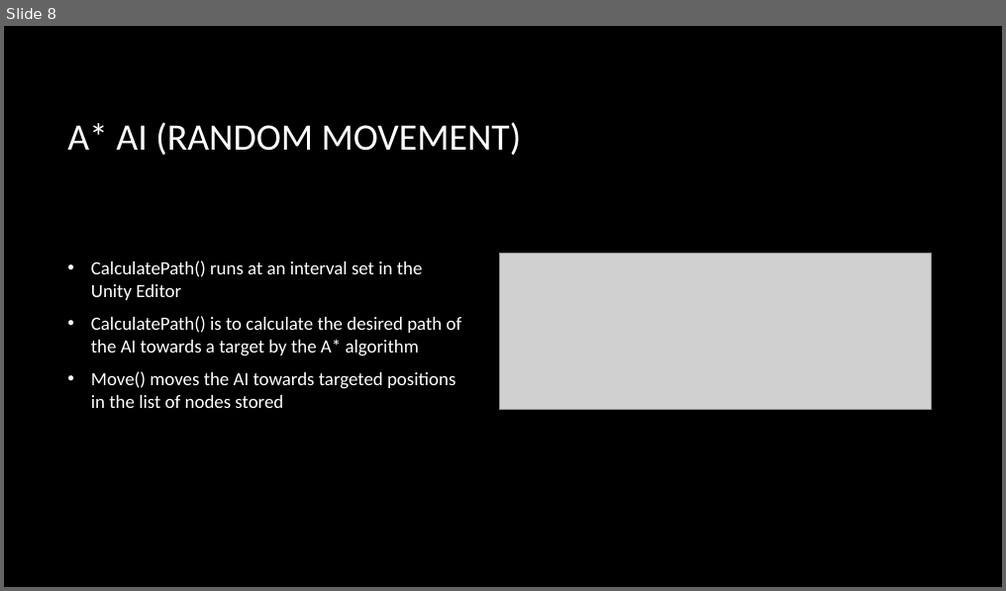
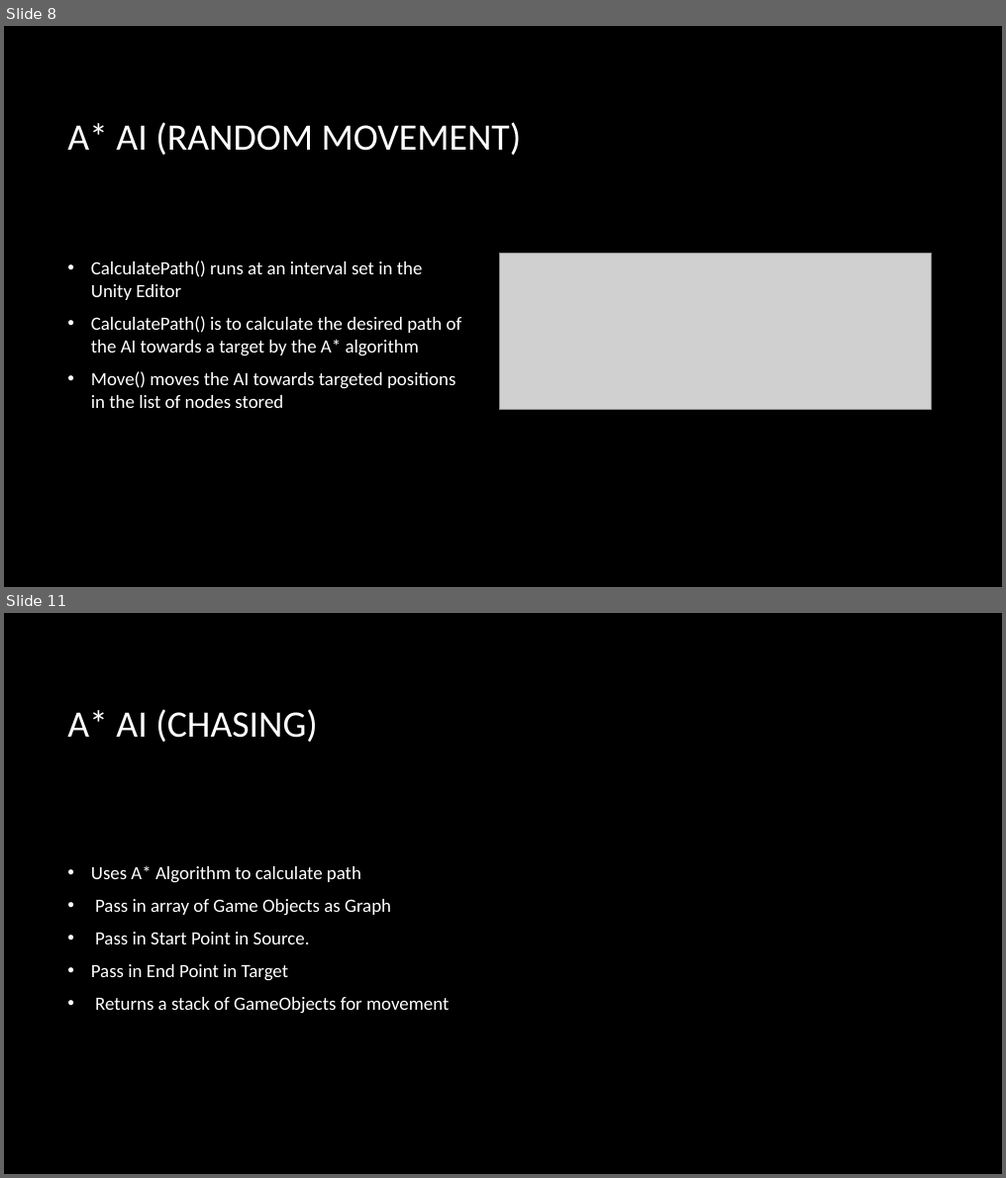
Before and after one commit to Lexzt/finlandai, a slide deck: Documentations/Pacman Revised.pptx. Shown one above the other, each under a label of ours: slide 8 before the commit, slides 8 and 11 after it; the slides between them are not shown. The pictures are 1006x591 and 1006x1178 pixels, drawn with LibreOffice and Linux fonts; fonts in the diff are those of the drawing; grey boxes stand for pictures; background and template pictures are left out. Boxes give left, top, right and bottom in pixels: in the first picture for what was removed or moved away, otherwise in the second. Text is boxed around its words. In the diff, an @@ line names an element or a change of style, - is before the commit and + after.

```diff
--- a/Documentations/Pacman Revised.pptx
+++ b/Documentations/Pacman Revised.pptx
@@ slide 11 added at <box>4,613,1002,1174</box>, background picture (left out) @@
@@ title added at <box>67,709,317,742</box>, 36 pt, text #FFFFFF @@
+A* AI (CHASING)
@@ text added at <box>91,865,449,1014</box>, 18 pt, text #FFFFFF @@
+• Uses A* Algorithm to calculate path
+• Pass in array of Game Objects as Graph
+• Pass in Start Point in Source.
+• Pass in End Point in Target
+• Returns a stack of GameObjects for movement
```
Also in this commit, not shown: 3 slides changed, 3 other slides added, 1 other file.
